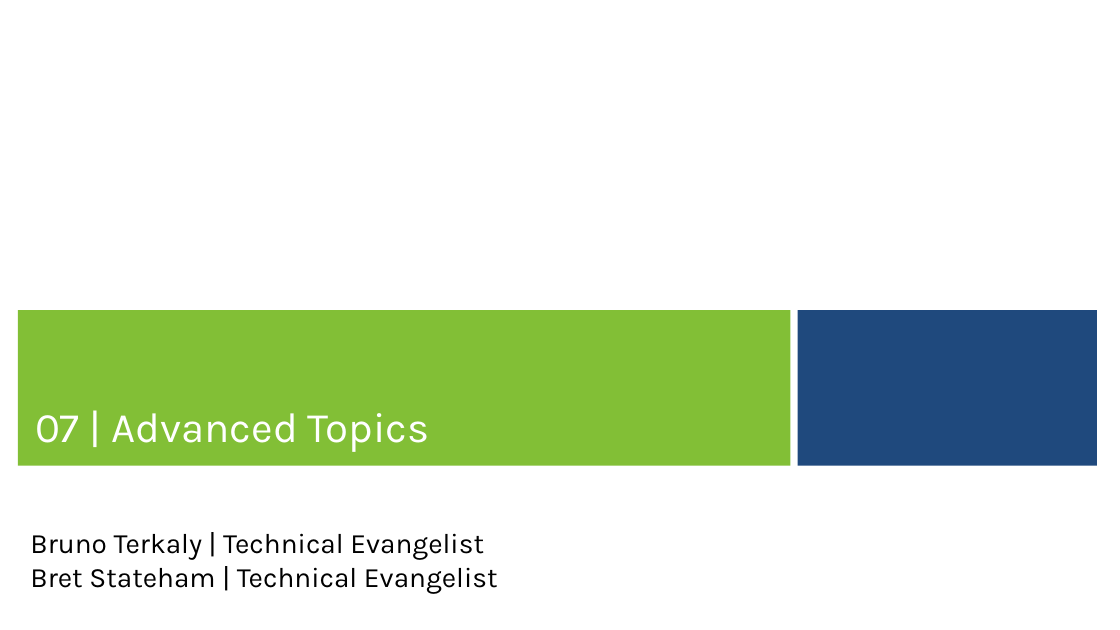
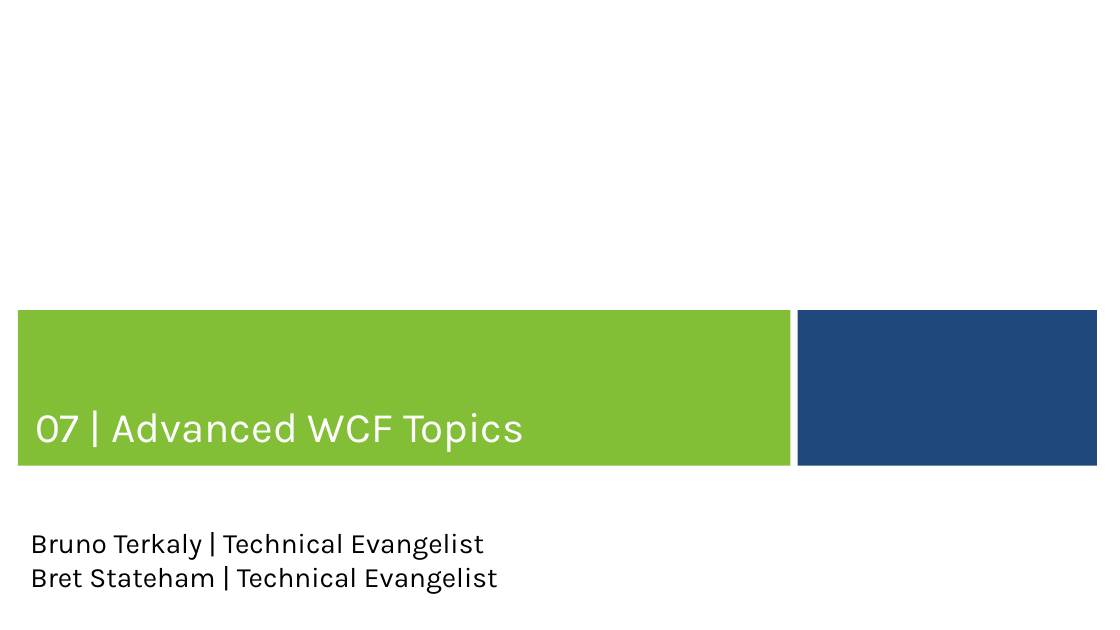
Before and after one commit to BretStateham/MVAWebServicesAndAzure, a slide deck: slide 1 of 07-AdvancedTopics/07-AdvancedTopics.pptx. Drawn at 1120x630 pixels with LibreOffice and Linux fonts; fonts in the diff are those of the drawing; background and template pictures are left out. Boxes give left, top, right and bottom in pixels: in the first picture for what was removed or moved away, otherwise in the second. Text is boxed around its words. In the diff, an @@ line names an element or a change of style, - is before the commit and + after.

```diff
--- a/07-AdvancedTopics/07-AdvancedTopics.pptx
+++ b/07-AdvancedTopics/07-AdvancedTopics.pptx
@@ text at [35, 413, 524, 452]: text changed @@
-07 | Advanced Topics
+07 | Advanced WCF Topics
```
Also in this commit, not shown: 1 other slide changed, 7 slides added, 5 other files.
